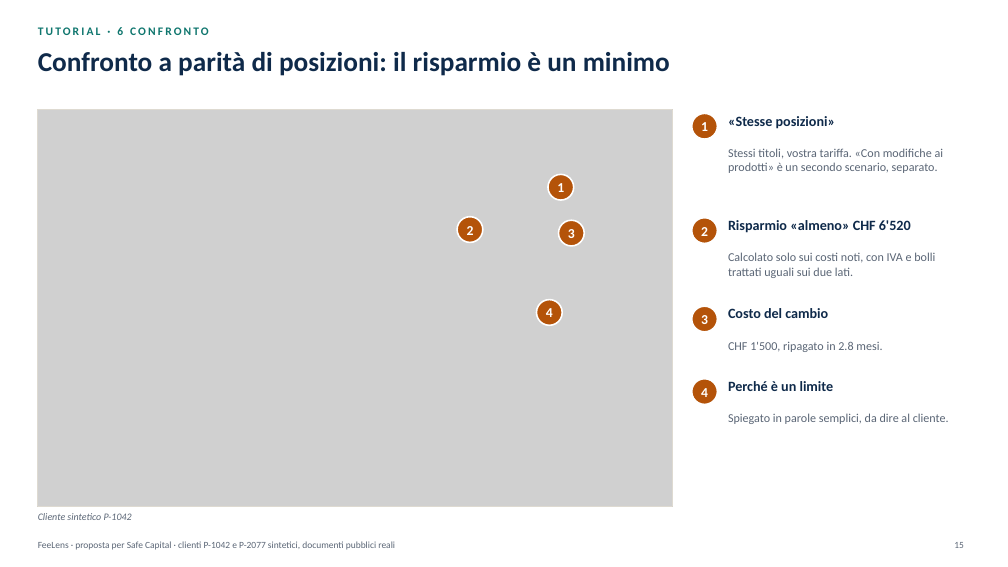
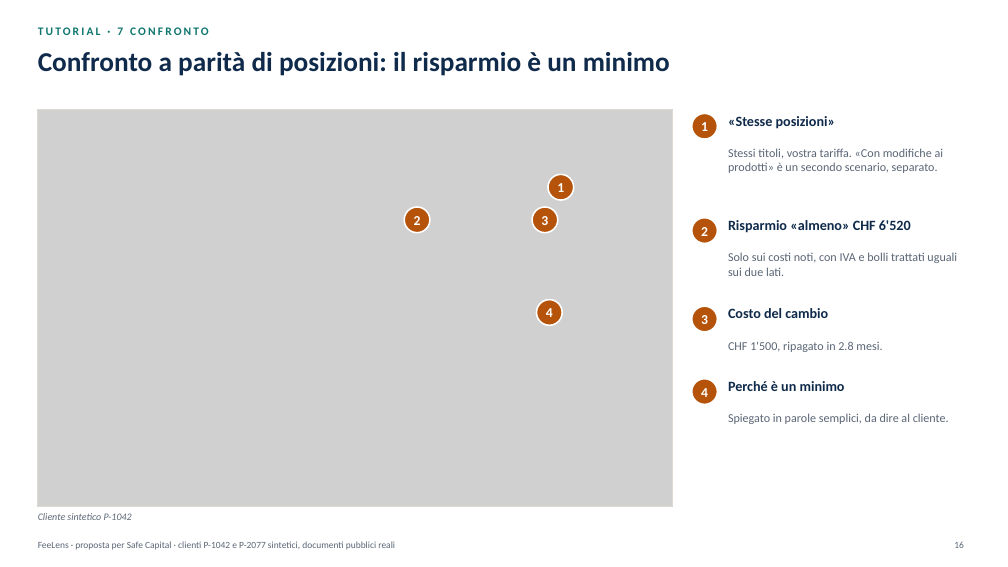
Before and after one commit to rossotti-alessandro/PortfolioCostEngine, a slide deck: slide 16 of slides/FeeLens_Proposta_IT.pptx (slide 15 before the commit). Drawn at 1008x567 pixels with LibreOffice and Linux fonts; fonts in the diff are those of the drawing; grey boxes stand for pictures. Boxes give left, top, right and bottom in pixels: in the first picture for what was removed or moved away, otherwise in the second. Text is boxed around its words. In the diff, an @@ line names an element or a change of style, - is before the commit and + after.

```diff
--- a/slides/FeeLens_Proposta_IT.pptx
+++ b/slides/FeeLens_Proposta_IT.pptx
@@ text at [38, 27, 209, 35]: text changed @@
-TUTORIAL · 6 CONFRONTO
+TUTORIAL · 7 CONFRONTO
@@ text "2": place and size @@
-text "2" at [467, 226, 474, 235]
+text "2" at [414, 216, 421, 225]
@@ ellipse: place and size @@
-ellipse at [457, 217, 483, 243]
+ellipse at [405, 207, 430, 233]
@@ text "3": place and size @@
-text "3" at [568, 229, 575, 238]
+text "3" at [541, 216, 548, 225]
@@ ellipse: place and size @@
-ellipse at [559, 220, 585, 246]
+ellipse at [532, 207, 558, 233]
@@ text at [728, 252, 957, 276]: text changed @@
-Calcolato solo sui costi noti, con IVA e bolli trattati uguali sui due lati.
+Solo sui costi noti, con IVA e bolli trattati uguali sui due lati.
@@ text at [728, 381, 845, 391]: text changed @@
-Perché è un limite
+Perché è un minimo
```
Also in this commit, not shown: 24 other slides changed, 4 slides added, 1 slide removed, 36 other files.
